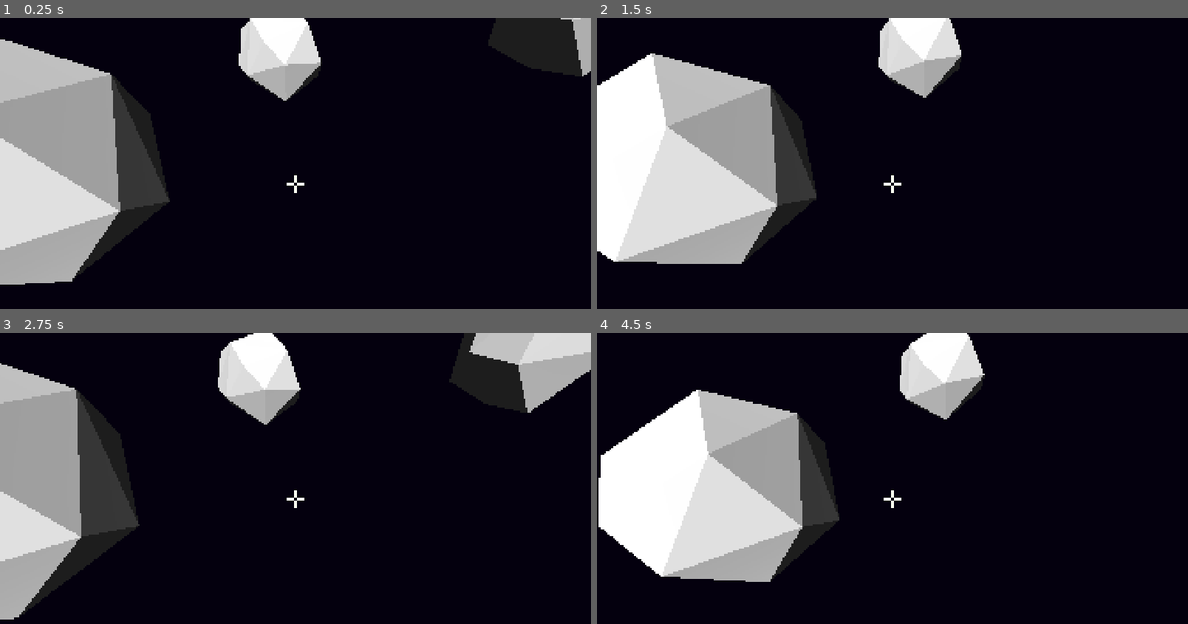
Above: before the commit, frames 1-4 (two rows, left to right).
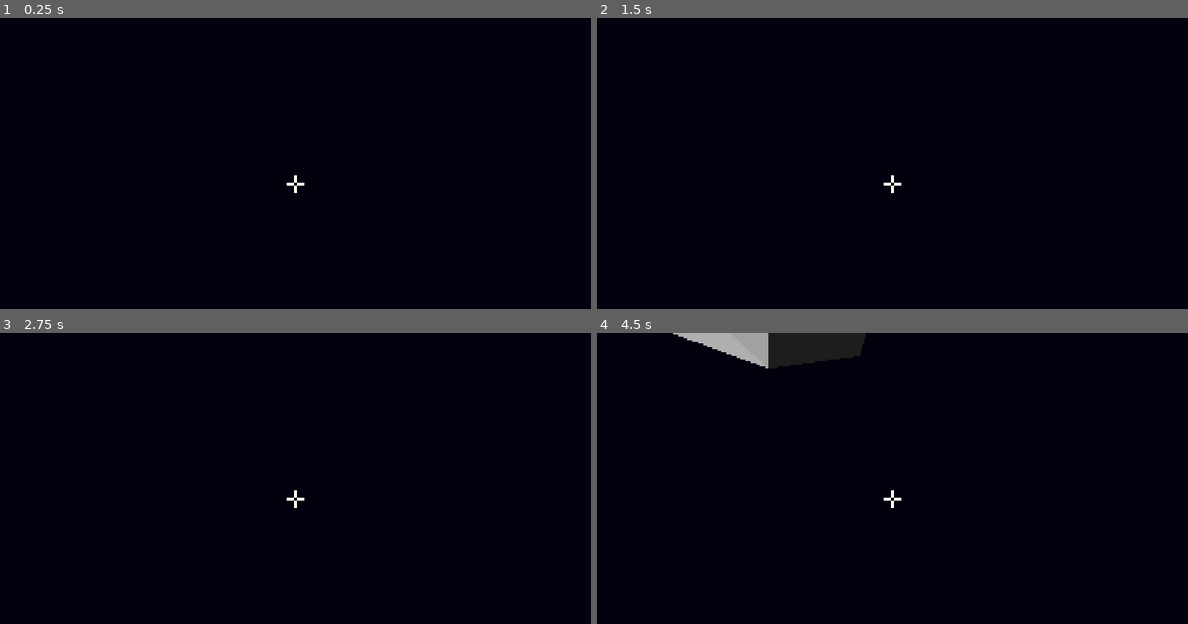
Above: after the commit, the same moments.

Repository: CobraScript/space-platformer
Game: Godot game, scene res://scenes/main.tscn
Same seed, same stepped clock (60 frames per second), same inputs: the game is played once before the commit and once after it.
Inputs (mouse positions are in pixels of both pictures, inside the frame that each line leads up to):
- Up to frame 1 (0.25 s): no input
- Up to frame 2 (1.5 s): tap Enter at 0.5 s; move the mouse to (922, 183) at 0.52 s; press the mouse at (922, 183) at 0.53 s; right-click (922, 183) at 0.8 s; tap Space at 1.25 s; move the mouse to (862, 186) at 1.27 s; release the mouse at (862, 186) at 1.28 s; right-click (862, 186) at 1.35 s
- Up to frame 3 (2.75 s): click (265, 501) at 1.55 s; tap Enter at 2 s; move the mouse to (307, 493) at 2.02 s; press the mouse at (307, 493) at 2.03 s; right-click (307, 493) at 2.3 s
- Up to frame 4 (4.5 s): tap Space at 2.75, 4.25 s; move the mouse to (886, 504) at 2.77 s; release the mouse at (886, 504) at 2.78 s; right-click (886, 504) at 2.85 s; click (886, 504) at 3.05 s; tap Enter at 3.5 s; move the mouse to (933, 501) at 3.52 s; press the mouse at (933, 501) at 3.53 s; right-click (933, 501) at 3.8 s; move the mouse to (845, 495) at 4.27 s; release the mouse at (845, 495) at 4.28 s; right-click (845, 495) at 4.35 s

The runs differ from the first frame. In frame 1, 24% of the frame differs, in the area x 0-100%, y 0-92%; in frame 2, 25%; in frame 3, 22%; in frame 4, 26%, in the area x 0-66%, y 0-86%.

Commit message:
Changed the way the player held the debris so the player rotates around the debris / Made some changes to the debris settings

Diff:
--- a/scenes/debris.tscn
+++ b/scenes/debris.tscn
@@ -1,5 +1,6 @@
 [gd_scene format=3 uid="uid://bdvxumcj78myo"]
 
+[ext_resource type="Script" uid="uid://becou7f6gfkxg" path="res://scripts/debris.gd" id="1_s4vdx"]
 [ext_resource type="PackedScene" uid="uid://lsbr4mmj7vbo" path="res://assets/art/debris[placeholder].glb" id="1_wkiee"]
 
 [sub_resource type="SphereShape3D" id="SphereShape3D_f3t10"]
@@ -8,6 +9,9 @@
 [node name="Debris" type="RigidBody3D" unique_id=1567341222]
 collision_layer = 2
 collision_mask = 3
+mass = 40.0
+freeze = true
+script = ExtResource("1_s4vdx")
 
 [node name="CollisionShape3D" type="CollisionShape3D" parent="." unique_id=1469927642]
 shape = SubResource("SphereShape3D_f3t10")
--- a/scenes/main.tscn
+++ b/scenes/main.tscn
@@ -21,17 +21,14 @@
 [node name="Debris" parent="." unique_id=1567341222 instance=ExtResource("1_0wfyh")]
 transform = Transform3D(1, 0, 0, 0, 1, 0, 0, 0, 1, -0.6434506, 0.5390956, -0.53451586)
 
-[node name="Debris2" parent="." unique_id=1113010559 instance=ExtResource("1_0wfyh")]
-transform = Transform3D(1, 0, 0, 0, 1, 0, 0, 0, 1, 0.9276296, -1.2848345, 0.46595967)
+[node name="Debris2" parent="." unique_id=1619225920 instance=ExtResource("1_0wfyh")]
+transform = Transform3D(1, 0, 0, 0, 1, 0, 0, 0, 1, 12.370406, 3.4144466, 7.8655124)
 
-[node name="Debris3" parent="." unique_id=1297523251 instance=ExtResource("1_0wfyh")]
-transform = Transform3D(1, 0, 0, 0, 1, 0, 0, 0, 1, 1.136738, 1.2411069, -0.8383541)
+[node name="Debris3" parent="." unique_id=64923102 instance=ExtResource("1_0wfyh")]
+transform = Transform3D(1, 0, 0, 0, 1, 0, 0, 0, 1, -27.625034, 3.8221843, 35.450798)
 
-[node name="Debris4" parent="." unique_id=1923190772 instance=ExtResource("1_0wfyh")]
-transform = Transform3D(1, 0, 0, 0, 1, 0, 0, 0, 1, 0.8583813, 0.02270174, 0.50965166)
-
-[node name="Debris5" parent="." unique_id=464483461 instance=ExtResource("1_0wfyh")]
-transform = Transform3D(1, 0, 0, 0, 1, 0, 0, 0, 1, -0.10769534, 1.3972436, -1.5145577)
+[node name="Debris4" parent="." unique_id=895017096 instance=ExtResource("1_0wfyh")]
+transform = Transform3D(1, 0, 0, 0, 1, 0, 0, 0, 1, -13.002386, 7.3219147, 81.679474)
 
 [node name="Player" parent="." unique_id=1952148027 instance=ExtResource("2_sugp2")]
 
--- a/scenes/player.tscn
+++ b/scenes/player.tscn
@@ -3,21 +3,24 @@
 [ext_resource type="Script" uid="uid://68u8hl1cobmf" path="res://scripts/player.gd" id="1_3vyb7"]
 
 [sub_resource type="CapsuleShape3D" id="CapsuleShape3D_c6smh"]
+height = 1.0
 
 [node name="Player" type="CharacterBody3D" unique_id=1179191490]
+motion_mode = 1
 script = ExtResource("1_3vyb7")
-sensitivity = 0.002
-debris_hold_offset = Vector3(0, 0.2, -0.5)
-debris_throw_impulse = 6.0
-mass = 10.0
+sensitivity = 0.004
+debris_hold_offset = Vector3(0, 0, -1.3)
+debris_throw_impulse = 240.0
+mass = 60.0
 
 [node name="CollisionShape3D" type="CollisionShape3D" parent="." unique_id=354367750]
+transform = Transform3D(1, 0, 0, 0, -4.371139e-08, 1, 0, -1, -4.371139e-08, 0, 0, 0)
 shape = SubResource("CapsuleShape3D_c6smh")
 
 [node name="Camera3D" type="Camera3D" parent="." unique_id=1179039317]
-transform = Transform3D(1, 0, 0, 0, 1, 0, 0, 0, 1, 0, 0.5, 0)
+transform = Transform3D(1, 0, 0, 0, 1, 0, 0, 0, 1, 0, 0, -0.5)
 current = true
 
 [node name="RayCast3D" type="RayCast3D" parent="Camera3D" unique_id=1139863271]
-target_position = Vector3(0, 0, -1)
+target_position = Vector3(0, 0, -2)
 collision_mask = 2
--- /dev/null
+++ b/scripts/debris.gd
@@ -0,0 +1,11 @@
+extends RigidBody3D
+
+
+# Called when the node enters the scene tree for the first time.
+func _ready() -> void:
+	pass # Replace with function body.
+
+
+# Called every frame. 'delta' is the elapsed time since the previous frame.
+func _process(delta: float) -> void:
+	pass
--- a/scripts/player.gd
+++ b/scripts/player.gd
@@ -25,26 +25,26 @@
 		Input.set_mouse_mode(Input.MOUSE_MODE_VISIBLE)
 
 	if Input.get_mouse_mode() == Input.MOUSE_MODE_CAPTURED:
+		# Turning the camera
 		if event is InputEventMouseMotion:
 			rotation.y += -event.relative.x * sensitivity
-			camera.rotation.x = clampf(
-				camera.rotation.x - event.relative.y * sensitivity,
-				-PI / 2, PI / 2
-			)
+			rotation.x = clampf(
+				rotation.x - event.relative.y * sensitivity, -PI / 2, PI / 2)
+			if debris:
+				position = debris.position - basis * debris_hold_offset
 
-		if event.is_action_pressed("grab_debris") and not debris \
-				and ray.is_colliding():
+		# Grabbing debris (aka tungsten cube)
+		if event.is_action_pressed("grab_debris") and not debris and ray.is_colliding():
 			debris = ray.get_collider()
-			debris.freeze = true
 			var offset: Vector3 = basis * debris_hold_offset
 			position = debris.position - offset
 			velocity = Vector3.ZERO
-			debris.reparent(self)
 
+		# Throwing debris and launching player at 5 billion mph
 		if event.is_action_pressed("throw_debris") and debris:
-			debris.reparent(get_parent())
 			debris.freeze = false
-			var dir: Vector3 = camera.global_basis * Vector3.FORWARD
+			var dir: Vector3 = basis * Vector3.FORWARD
 			debris.apply_impulse(debris_throw_impulse * dir)
+			debris.apply_torque_impulse(Vector3(randf_range(-5, 5),randf_range(-5, 5),randf_range(-5, 5)))
 			velocity = debris_throw_impulse / mass * -dir
 			debris = null
Not shown, added: scripts/debris.gd.uid
